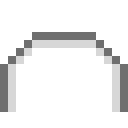
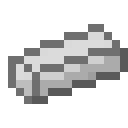
Two versions of the same layered image (128×128). Layer-by-layer changes:
renamed "Metal Bearing" to "Metal Bar", showed it over (8, 24, 128, 104)
hid "Iron Frame" over (0, 32, 128, 112)
